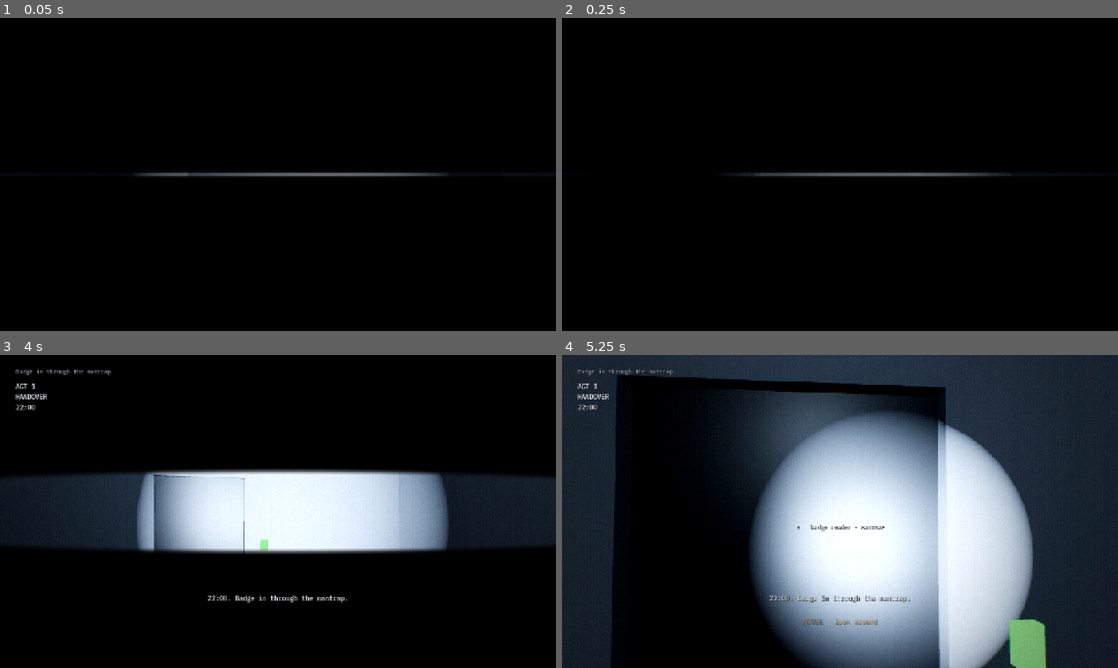
Above: before the commit, frames 1-4 (two rows, left to right).
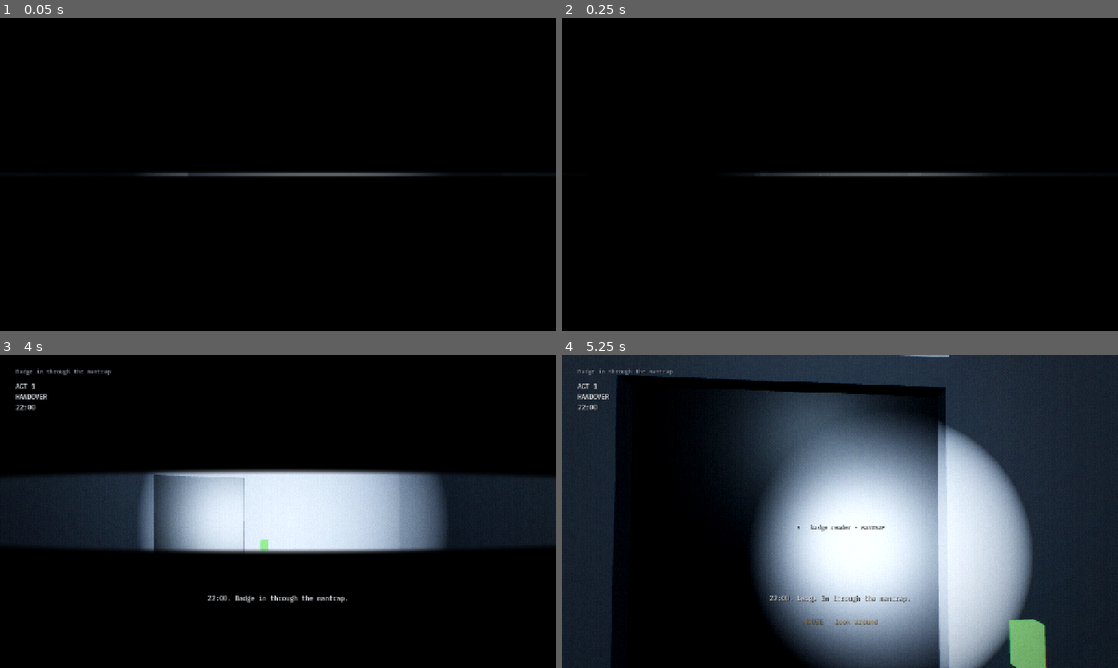
Above: after the commit, the same moments.

Repository: TorstenDittmann/cold-aisle
Game: Godot game, scene res://scenes/main.tscn
The game is run twice, just before and just after one commit, with the same random seed, the same clock (stepped at 60 frames per second) and the same inputs.
Inputs (mouse positions are in pixels of both pictures, inside the frame that each line leads up to):
- Up to frame 1 (0.05 s): no input
- Up to frame 2 (0.25 s): no input
- Up to frame 3 (4 s): tap Enter at 0.5 s; move the mouse to (400, 495) at 0.52 s; hold D (move_right) 0.53-1.28 s; hold Q (handheld) 0.53-1.28 s; click (400, 495) at 0.67 s; tap Space at 0.77, 1.52, 3.02, 3.77 s; tap F (torch) at 0.8, 1.35, 2.3, 3.8 s; move the mouse to (250, 511) at 1.27 s; hold W (move_forward) from 1.28 s (still down); tap Q (handheld) at 1.55, 2.85 s; move the mouse to (289, 505) at 2.02 s; hold Ctrl (crouch) 2.03-2.78 s; move the mouse to (272, 517) at 2.77 s; move the mouse to (316, 514) at 3.52 s; hold E (interact) from 3.53 s (still down)
- Up to frame 4 (5.25 s): keep holding W (move_forward); move the mouse to (795, 508) at 4.27 s; release E (interact) at 4.28 s; tap Shift (jog) at 4.35 s; tap Space at 4.52 s; tap Q (handheld) at 4.55 s; move the mouse to (845, 511) at 5.02 s; hold Tab (page) from 5.03 s (still down)

The runs differ from the first frame. In frame 2, less than 0.1% of the frame differs, in the area x 37-38%, y 49-50%; in frame 3, 6.5%; in frame 4, 15%, in the area x 34-85%, y 0-100%.

Commit message:
Torch banding, steadier light bars, door sign plates, vent gate
- The torch no longer casts shadows: coarse shadow depth in browsers drew
  black bands across far walls, and the lamp sits at the eye anyway.
- The teal light bar on Zone B racks is drawn by coverage, so it dims
  with distance instead of breaking into flickering dashes.
- Door names sit on sign plates and are sized to fit them. Hanging
  corridor signs and rack labels no longer overflow.
- Corridor conduits, damage and clutter keep clear of every door, and
  the corridor pipes sit tight under the ceiling.
- The damper release under the floor is interlocked until panel 7 in
  the meet-me room has been used, so the cage cannot be reached early.

Co-Authored-By: Claude Fable 5.2 <noreply@anthropic.com>
Claude-Session: https://claude.ai/code/session_01F3M7tssUdLxKFW6pBUbCcH
Co-authored-by: Torsten Dittmann <1759475+TorstenDittmann@users.noreply.github.com>

Diff:
--- a/scripts/build.gd
+++ b/scripts/build.gd
@@ -1023,7 +1023,7 @@
 	var facing := Basis(Vector3.UP, -side * PI * 0.5)
 	var sticker := MeshInstance3D.new()
 	var quad := QuadMesh.new()
-	quad.size = Vector2(0.2, 0.042)
+	quad.size = Vector2(0.27, 0.046)
 	sticker.mesh = quad
 	sticker.material_override = mat(Color(0.62, 0.62, 0.58), 0.9)
 	sticker.layers = layers
@@ -1140,9 +1140,9 @@
 		if not ok:
 			props["chiller_led"] = lm
 		sign_text(r, "CH-%d" % (i + 1), Vector3(33.08 + dx, 2.1, z), Basis(Vector3.UP, -PI * 0.5), 0.002)
-	for x: float in [29.0, 29.5]:
+	for x: float in [28.25, 28.7]:
 		box(r, Vector3(x + dx, 2.8, 3.7), Vector3(0.22, 0.22, 12.4), pipe)
-	box(r, Vector3(32.0 + dx, 2.8, 8.9), Vector3(6.0, 0.22, 0.22), pipe)
+	box(r, Vector3(31.6 + dx, 2.8, 8.9), Vector3(6.8, 0.22, 0.22), pipe)
 	usable("chiller2", Vector3(33.0 + dx, 1.5, 2.8), Vector3(0.4, 0.9, 0.7))
 	props["note1"] = prop(r, Vector3(33.08 + dx, 1.3, 4.4), Vector3(0.01, 0.22, 0.16), mat(Color(0.7, 0.68, 0.6), 0.9))
 	usable("note1", Vector3(33.0 + dx, 1.3, 4.4), Vector3(0.3, 0.5, 0.4))
@@ -1716,6 +1716,16 @@
 	_flush(d, bay["d"], layers)
 
 
+## True when x is within `clear` metres of a door that opens onto the corridor.
+func _by_door(x: float, clear: float) -> bool:
+	for id: String in doors:
+		var d: Node3D = doors[id]
+		if absf(d.position.z - ROOM_Z1) < 0.5 or absf(d.position.z + END_PAD) < 0.5:
+			if absf(d.position.x - x) < clear:
+				return true
+	return false
+
+
 func _dress_corridor() -> void:
 	var r: Room = rooms["corridor"]
 	var cz := (CORR_Z0 + CORR_Z1) * 0.5
@@ -1736,15 +1746,16 @@
 		var e := {}
 		var round := {}
 		# services on the ceiling, a guide line on the floor
-		_q(e, "blue", Vector3(mid, 3.02, zs - 0.3), Vector3(len, 0.18, 0.18))
-		_q(e, "pipe_r", Vector3(mid, 3.02, zs - 0.52), Vector3(len, 0.18, 0.18))
+		_q(e, "blue", Vector3(mid, 3.17, zs - 0.3), Vector3(len, 0.18, 0.18))
+		_q(e, "pipe_r", Vector3(mid, 3.17, zs - 0.52), Vector3(len, 0.18, 0.18))
 		_q(e, "steel", Vector3(mid, 2.96, zn + 0.42), Vector3(len, 0.05, 0.5))
 		_q(e, "cable", Vector3(mid, 3.03, zn + 0.34), Vector3(len, 0.1, 0.14))
 		_q(e, "dark", Vector3(mid, 3.03, zn + 0.54), Vector3(len, 0.1, 0.18))
 		var bx := x0 + 3.5
 		while bx < x1:
 			_q(e, "dark", Vector3(bx, 3.1, cz), Vector3(0.1, 0.3, 2.9))
-			_q(e, "steel", Vector3(bx, 1.64, zs - 0.05), Vector3(0.09, 3.28, 0.09))
+			if not _by_door(bx, 1.4):
+				_q(e, "steel", Vector3(bx, 1.64, zs - 0.05), Vector3(0.09, 3.28, 0.09))
 			bx += 7.0
 		# wear: scuffs at trolley height, damp on the ceiling, a tile gone and its cables hanging
 		var wear := RandomNumberGenerator.new()
@@ -1752,11 +1763,17 @@
 		for k in 5:
 			var wx := wear.randf_range(x0 + 0.5, x1 - 0.5)
 			var south_side := wear.randf() < 0.5
+			if _by_door(wx, 1.7):
+				continue
 			_q(e, "dark", Vector3(wx, wear.randf_range(0.25, 0.95), (zs - 0.004) if south_side else (zn + 0.004)), Vector3(wear.randf_range(0.5, 1.8), wear.randf_range(0.03, 0.09), 0.012))
 		var cx2 := wear.randf_range(x0 + 2.0, x1 - 2.0)
 		_q(e, "wood", Vector3(cx2, CEIL_Y - 0.004, cz + wear.randf_range(-0.6, 0.6)), Vector3(wear.randf_range(0.6, 1.3), 0.012, wear.randf_range(0.5, 1.0)), Basis(Vector3.UP, wear.randf()))
+		while _by_door(cx2, 1.5):
+			cx2 += 0.8
 		if int(x0 - CORR_X0) % 28 < 14:
 			var gx := wear.randf_range(x0 + 3.0, x1 - 3.0)
+			while _by_door(gx, 2.0):
+				gx += 0.8
 			_q(e, "void", Vector3(gx, CEIL_Y - 0.005, cz - 0.5), Vector3(0.6, 0.02, 0.6))
 			_q(e, "cable", Vector3(gx + 0.1, CEIL_Y - 0.3, cz - 0.4), Vector3(0.05, 0.6, 0.05), Basis(Vector3.BACK, 0.12))
 			_q(e, "dark", Vector3(gx - 0.12, CEIL_Y - 0.22, cz - 0.6), Vector3(0.05, 0.45, 0.05), Basis(Vector3.RIGHT, 0.2))
@@ -1862,15 +1879,15 @@
 		x0 = x1
 	# hung across the corridor, read from either direction
 	var hung := [
-		[-13.0, "DATA HALL · SECURITY · WAY OUT", "STAFF LOCKERS"],
-		[9.1, "ZONE B · UPS · CHILLER PLANT", "ZONE A · SECURITY · WAY OUT"],
-		[28.0, "ZONE B · CHILLER PLANT", "UPS · MEET-ME ROOM · SECURITY · WAY OUT"],
+		[-13.0, "DATA HALL · WAY OUT", "STAFF LOCKERS"],
+		[9.1, "ZONE B · UPS · PLANT", "ZONE A · WAY OUT"],
+		[28.0, "ZONE B · PLANT", "UPS · SECURITY · WAY OUT"],
 	]
 	for hsign: Array in hung:
 		var x: float = hsign[0]
-		prop(r, Vector3(x, 2.62, cz), Vector3(0.04, 0.3, 2.3), _void_mat)
-		var east := sign_text(r, hsign[1], Vector3(x - 0.025, 2.62, cz), Basis(Vector3.UP, -PI * 0.5), 0.0026, Color(0.8, 0.88, 1.0))
-		var west := sign_text(r, hsign[2], Vector3(x + 0.025, 2.62, cz), Basis(Vector3.UP, PI * 0.5), 0.0026, Color(0.8, 0.88, 1.0))
+		prop(r, Vector3(x, 2.62, cz), Vector3(0.04, 0.34, 2.5), _void_mat)
+		var east := sign_text(r, hsign[1], Vector3(x - 0.025, 2.62, cz), Basis(Vector3.UP, -PI * 0.5), minf(0.003, 2.3 / (String(hsign[1]).length() * 28.8)), Color(0.8, 0.88, 1.0))
+		var west := sign_text(r, hsign[2], Vector3(x + 0.025, 2.62, cz), Basis(Vector3.UP, PI * 0.5), minf(0.003, 2.3 / (String(hsign[2]).length() * 28.8)), Color(0.8, 0.88, 1.0))
 		east.double_sided = false
 		west.double_sided = false
 	# one fitting has dropped at one end and nobody has put it back
--- a/scripts/door.gd
+++ b/scripts/door.gd
@@ -77,8 +77,8 @@
 		label.text = title
 		label.font = font
 		label.font_size = 48
-		label.pixel_size = 0.0013
-		label.modulate = Color(0.75, 0.78, 0.82)
+		label.pixel_size = minf(0.0029, 0.94 / (maxi(title.length(), 1) * 28.8))
+		label.modulate = Color(0.92, 0.94, 0.97)
 		label.outline_size = 0
 		label.shaded = false
 		label.layers = layers
@@ -87,8 +87,19 @@
 			facing = Basis() if s > 0 else Basis(Vector3.UP, PI)
 		else:
 			facing = Basis(Vector3.UP, PI * 0.5 * s)
-		label.transform = Transform3D(facing, normal * s * 0.11 + Vector3(0, 2.3, 0))
+		label.transform = Transform3D(facing, normal * s * 0.128 + Vector3(0, 2.36, 0))
 		add_child(label)
+		# the plate it is printed on: dark blue with a pale edge, the same on every door
+		for plate: Array in [[Vector3(1.12, 0.3, 0.012), Color(0.55, 0.58, 0.62), 0.104], [Vector3(1.07, 0.25, 0.012), Color(0.03, 0.07, 0.17), 0.112]]:
+			var pm := BoxMesh.new()
+			var ps: Vector3 = plate[0]
+			pm.size = ps if along_x else Vector3(ps.z, ps.y, ps.x)
+			var pi := MeshInstance3D.new()
+			pi.mesh = pm
+			pi.material_override = kit.glow_mat(plate[1], 0.9)
+			pi.position = normal * s * float(plate[2]) + Vector3(0, 2.36, 0)
+			pi.layers = layers
+			add_child(pi)
 
 
 func DOOR_W() -> float:
--- a/scripts/hands.gd
+++ b/scripts/hands.gd
@@ -82,7 +82,7 @@
 
 
 func wants(id: String) -> bool:
-	return KINDS.has(id) and not busy
+	return KINDS.has(id) and not busy and not (id == "damper_pull" and not game.story.flags.has("fibre"))
 
 
 func _hold_item(id: String) -> void:
--- a/scripts/player.gd
+++ b/scripts/player.gd
@@ -58,7 +58,9 @@
 	torch.spot_angle = 34.0
 	torch.spot_angle_attenuation = 1.6
 	torch.spot_attenuation = 0.7
-	torch.shadow_enabled = true
+	# no shadow: the lamp sits at the eye, so its shadows hide behind what casts them, and
+	# a browser's coarse shadow depth draws black bands across far walls instead
+	torch.shadow_enabled = false
 	torch.position = Vector3(0.18, -0.16, -0.1)
 	torch.visible = false
 	camera.add_child(torch)
--- a/scripts/story.gd
+++ b/scripts/story.gd
@@ -197,7 +197,7 @@
 			if room == "plenum":
 				if flags.has("fibre") and not flags.has("damper"):
 					return ["Follow the lit fibre to damper P-7 and pull its release", u["damper_pull"].position]
-				return ["Follow the lit fibre" if flags.has("fibre") else "Under the floor: find the way up", null]
+				return ["Follow the lit fibre" if flags.has("fibre") else "Under the floor: find the hatch up to the meet-me room", null if flags.has("fibre") else u["hatch_m"].position]
 			if not flags.has("fibre"):
 				if room == "mmr":
 					return ["Meet-me room: panel 7, port 12", u["panel7"].position]
@@ -347,7 +347,9 @@
 		"damper":
 			return "Close damper P-7" if flags.has("damper") else "Open damper P-7"
 		"damper_pull":
-			return "" if flags.has("damper") else "Pull the damper release"
+			if flags.has("damper"):
+				return ""
+			return "Pull the damper release" if flags.has("fibre") else "Damper P-7 release"
 		"console7":
 			return "Use the console" if act >= 5 else ""
 		"cage_gate":
@@ -434,6 +436,11 @@
 			game.sound.play("beep")
 			game.toast("Port 12 lights up red. Under the floor, one fibre is glowing.")
 		"damper_pull":
+			if not flags.has("fibre"):
+				# the way on stays shut until the meet-me room has been found
+				game.sound.play("tick", -4.0, 0.7)
+				game.toast("The release will not move. A tag on it reads: INTERLOCKED · MEET-ME ROOM · PANEL 7.", 7.0)
+				return
 			flags["damper"] = true
 			kit.set_damper(true)
 			game.sound.play("breaker", -6.0, 1.3)
--- a/shaders/rack_front.gdshader
+++ b/shaders/rack_front.gdshader
@@ -100,7 +100,9 @@
 	em *= 1.0 - dead * (1.0 - cage);
 	em = mix(em, vec3(0.1, 0.9, 0.78) * dot(em, vec3(0.4)), cage);
 	// teal light bar on the door edge, with a slow idle wave and the story pulse
-	float inbar = step(0.272, u) * step(u, 0.298) * step(0.1, v) * step(v, 2.02);
+	// by coverage, so that far away the bar dims instead of breaking into dashes
+	float pu = max(fwidth(u), 0.0002);
+	float inbar = clamp((0.013 - abs(u - 0.285)) / pu + 0.5, 0.0, 1.0) * min(1.0, 0.026 / pu) * step(0.1, v) * step(v, 2.02);
 	float wave = 0.25 + 0.2 * sin(wz * 0.9 - TIME * 1.3);
 	float d = wz - pulse_z;
 	float pulse = pulse_gain * exp(-d * d * 1.6);
